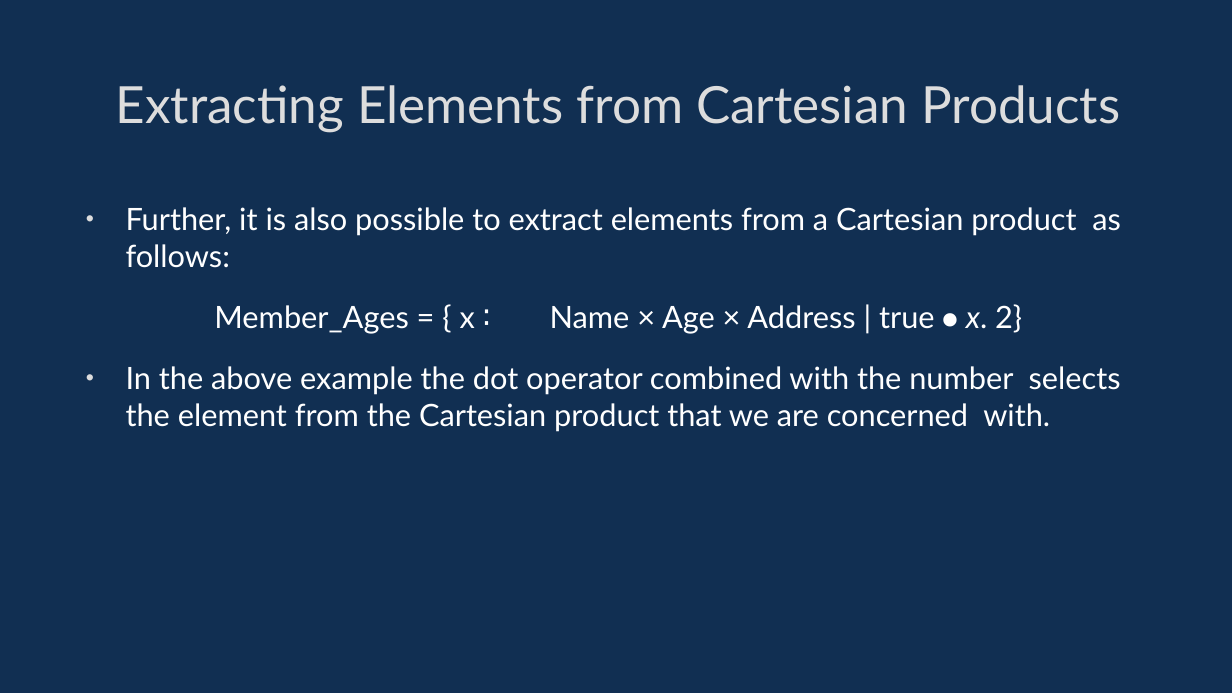
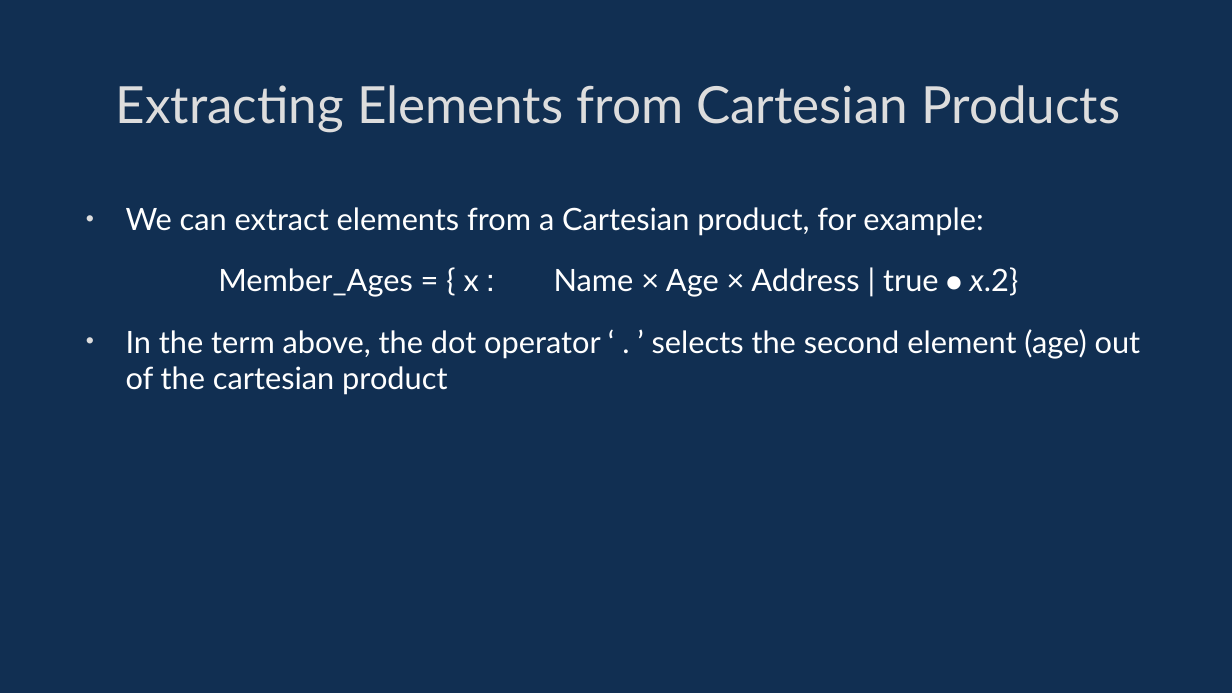
Before and after one commit to davidgundry/maths22-23, a slide deck: slide 85 of slides/maths-8-set-theory.odp (slide 77 before the commit). Drawn at 1232x693 pixels with LibreOffice and Linux fonts; fonts in the diff are those of the drawing. Boxes give left, top, right and bottom in pixels: in the first picture for what was removed or moved away, otherwise in the second. Text is boxed around its words. In the diff, an @@ line names an element or a change of style, - is before the commit and + after.

```diff
--- a/slides/maths-8-set-theory.odp
+++ b/slides/maths-8-set-theory.odp
@@ text at [126, 207, 1141, 395]: text changed @@
-• Further, it is also possible to extract elements from a Cartesian product as follows:
-Member_Ages = { x ∶ Name × Age × Address | true ⦁ x. 2}
-• In the above example the dot operator combined with the number selects the element from the Cartesian product that we are concerned with.
+• We can extract elements from a Cartesian product, for example:
+Member_Ages = { x ∶ Name × Age × Address | true ⦁ x.2}
+• In the term above, the dot operator ‘ . ’ selects the second element (age) out of the cartesian product
```
Also in this commit, not shown: 39 other slides changed, 15 slides added, 4 slides removed, 24 other files.
